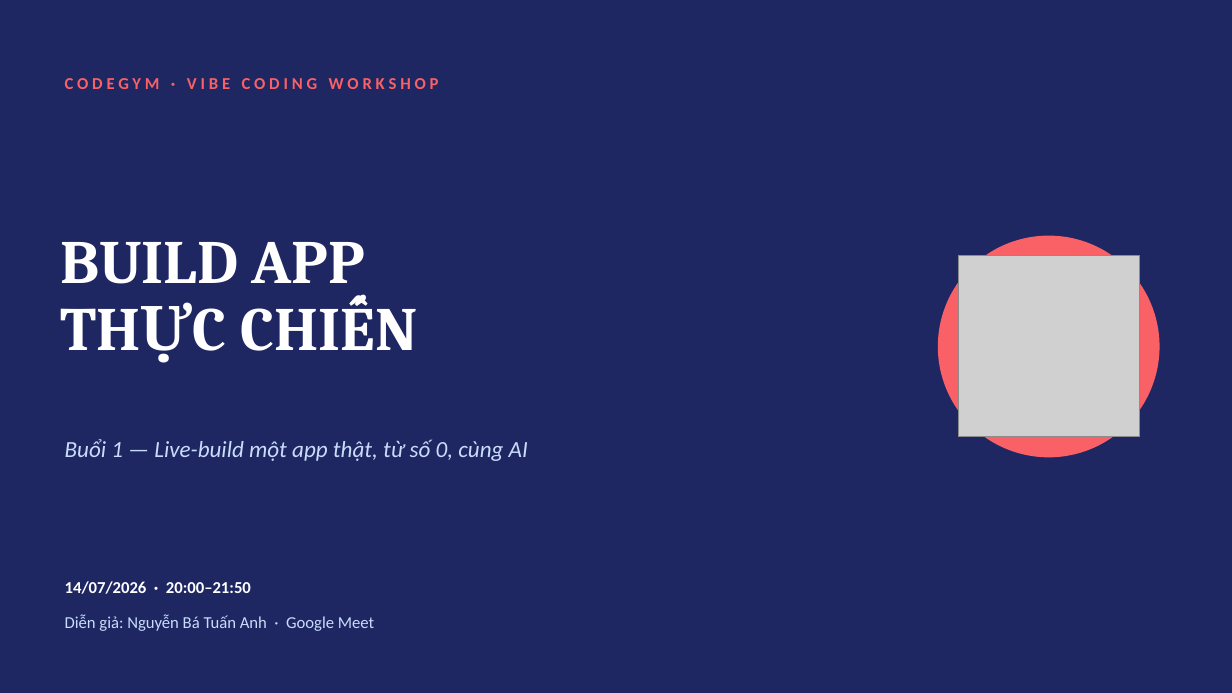
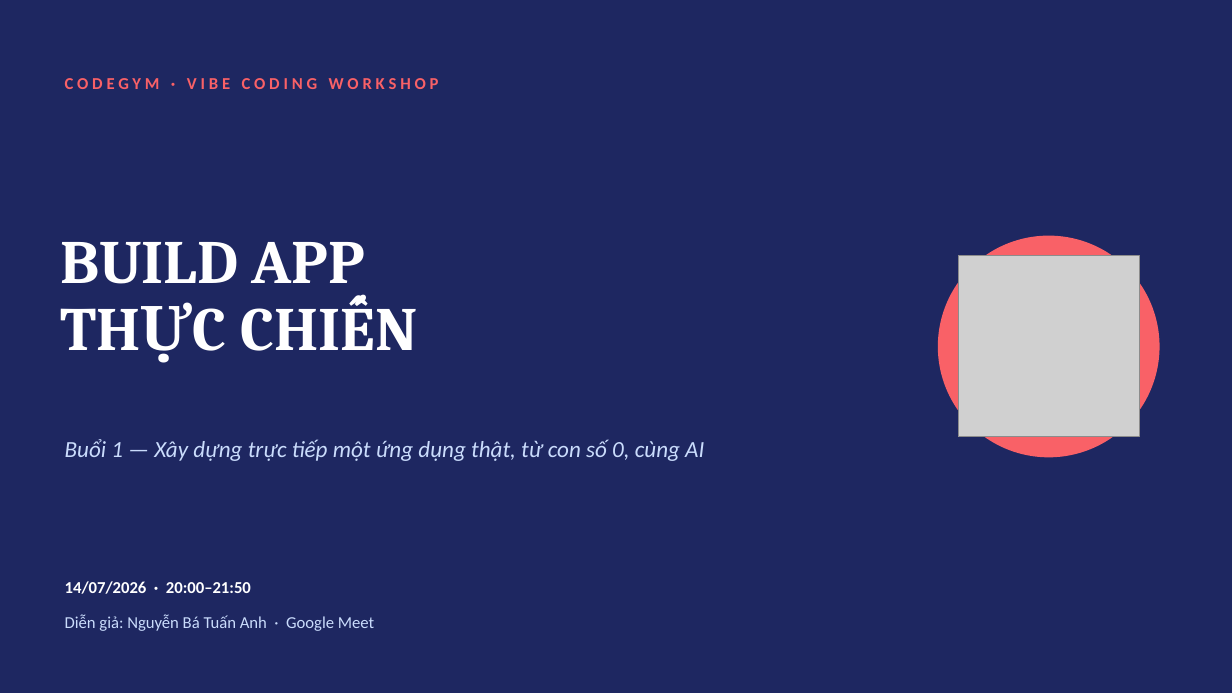
Before and after one commit to anhnbt/viettyping, a slide deck: slide 1 of docs/superpowers/slides/vibe-coding-workshop-buoi1-slides.pptx. Drawn at 1232x693 pixels with LibreOffice and Linux fonts; fonts in the diff are those of the drawing; grey boxes stand for pictures. Boxes give left, top, right and bottom in pixels: in the first picture for what was removed or moved away, otherwise in the second. Text is boxed around its words. In the diff, an @@ line names an element or a change of style, - is before the commit and + after.

Commit message:
docs: viết rõ ràng hơn nội dung slide, bỏ viết tắt cụt lủn
Sửa các chỗ đọc như nhãn cụt (UI, dấu &, "sinh code") thành cụm từ
đầy đủ, tường minh: "thiết kế giao diện", "viết code tự động",
"brainstorm ý tưởng", "hoàn thiện sản phẩm", "đọc và đánh giá kết
quả". Việt hóa "live-build" và "core loop" ở slide 1 và 5.

```diff
--- a/docs/superpowers/slides/vibe-coding-workshop-buoi1-slides.pptx
+++ b/docs/superpowers/slides/vibe-coding-workshop-buoi1-slides.pptx
@@ text at <box>65,439,704,461</box>: text changed @@
-Buổi 1 — Live-build một app thật, từ số 0, cùng AI
+Buổi 1 — Xây dựng trực tiếp một ứng dụng thật, từ con số 0, cùng AI
```
Also in this commit, not shown: 3 other slides changed.
